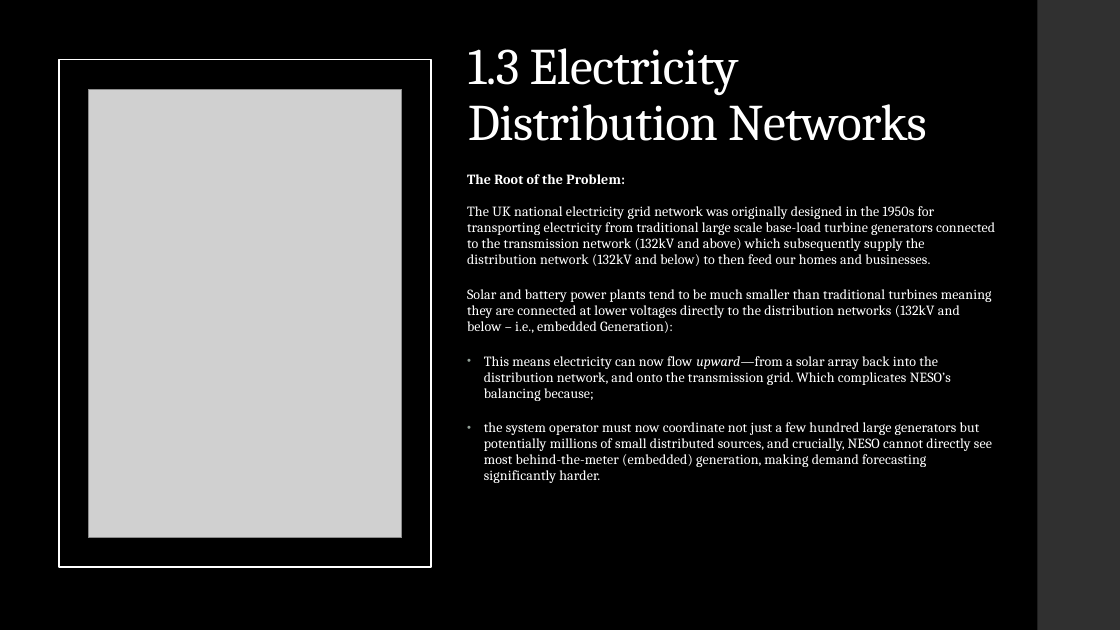
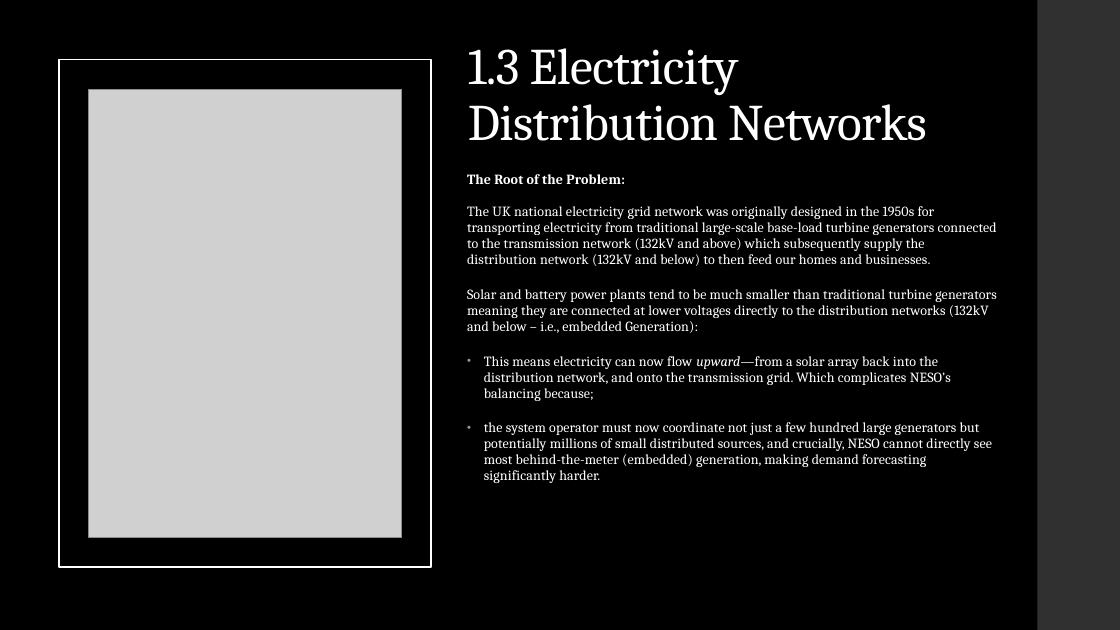
Before and after one commit to samhsforrest-collab/UK-Embedded-Solar-2026, a slide deck: slide 5 of presentation/UK Embedded Solar Generation.pptx. Drawn at 1120x630 pixels with LibreOffice and Linux fonts; fonts in the diff are those of the drawing; grey boxes stand for pictures. Boxes give left, top, right and bottom in pixels: in the first picture for what was removed or moved away, otherwise in the second. Text is boxed around its words. In the diff, an @@ line names an element or a change of style, - is before the commit and + after.

Commit message:
requirements and presentation changes

```diff
--- a/presentation/UK Embedded Solar Generation.pptx
+++ b/presentation/UK Embedded Solar Generation.pptx
@@ text at (x1=467, y1=174, x2=997, y2=333): text changed @@
-The Root of the Problem:
-The UK national electricity grid network was originally designed in the 1950s for transporting electricity from traditional large scale base-load turbine generators connected to the transmission network (132kV and above) which subsequently supply the distribution network (132kV and below) to then feed our homes and businesses.
-Solar and battery power plants tend to be much smaller than traditional turbines meaning they are connected at lower voltages directly to the distribution networks (132kV and below – i.e., embedded Generation):
+The Root of the Problem:
+The UK national electricity grid network was originally designed in the 1950s for transporting electricity from traditional large-scale base-load turbine generators connected to the transmission network (132kV and above) which subsequently supply the distribution network (132kV and below) to then feed our homes and businesses.
+Solar and battery power plants tend to be much smaller than traditional turbine generators meaning they are connected at lower voltages directly to the distribution networks (132kV and below – i.e., embedded Generation):
```
Also in this commit, not shown: 3 other files.
